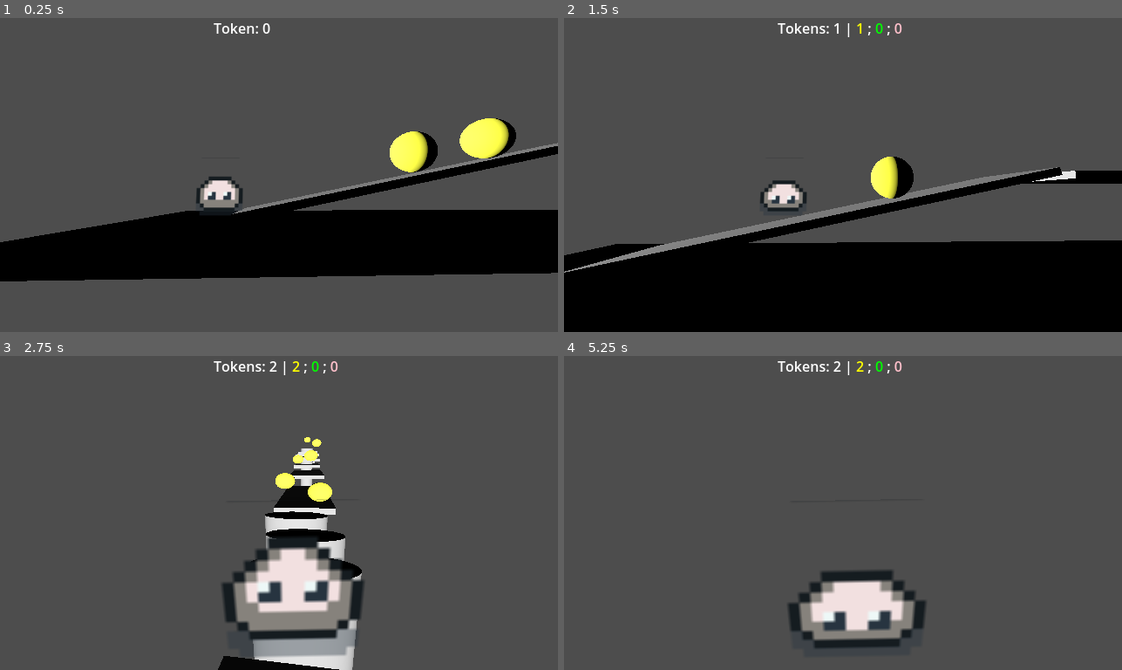
Above: before the commit, frames 1-4 (two rows, left to right).
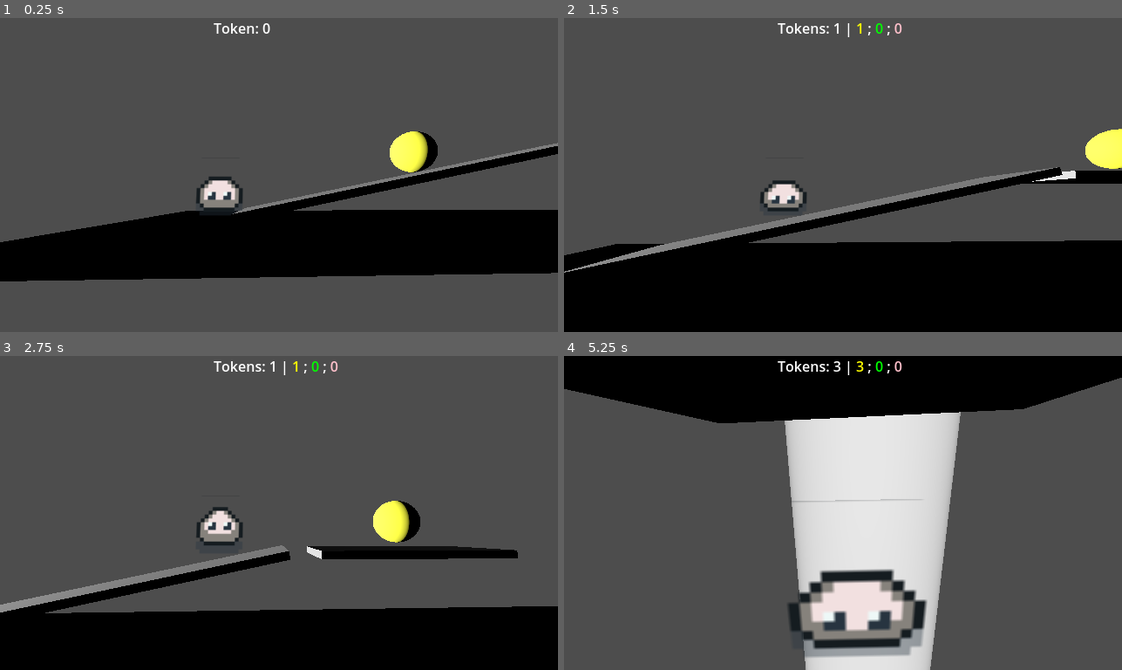
Above: after the commit, the same moments.

Repository: Beaily/JellyPoP
Game: Godot game, scene res://main.tscn
Same seed, same stepped clock (60 frames per second), same inputs: the game is played once before the commit and once after it.
Inputs (mouse positions are in pixels of both pictures, inside the frame that each line leads up to):
- Up to frame 1 (0.25 s): no input
- Up to frame 2 (1.5 s): move the mouse to (965, 159) at 0.52 s; click (965, 159) at 0.67 s; move the mouse to (731, 190) at 1.27 s; click (731, 190) at 1.42 s
- Up to frame 3 (2.75 s): move the mouse to (334, 443) at 2.02 s; click (334, 443) at 2.17 s
- Up to frame 4 (5.25 s): move the mouse to (815, 575) at 2.77 s; click (815, 575) at 2.92 s; move the mouse to (1010, 560) at 3.52 s; click (1010, 560) at 3.67 s; move the mouse to (675, 465) at 4.27 s; click (675, 465) at 4.42 s; move the mouse to (870, 513) at 5.02 s; click (870, 513) at 5.17 s

The runs differ from the first frame. In frame 1, 1.0% of the frame differs, in the area x 82-93%, y 31-45%; in frame 2, 1.5%; in frame 3, 31%; in frame 4, 34%, in the area x 0-100%, y 0-100%.

Commit message:
加token
增加token数量和结束tirgget

Diff:
--- a/Scenes/levels/level_1.tscn
+++ b/Scenes/levels/level_1.tscn
@@ -1,11 +1,16 @@
-[gd_scene load_steps=9 format=3 uid="uid://84la06qge146"]
-
+[gd_scene load_steps=14 format=3 uid="uid://84la06qge146"]
+
+[ext_resource type="Script" uid="uid://d0daiyetuja7d" path="res://Scenes/levels/return_trigger.gd" id="1_2mbx3"]
 [ext_resource type="Script" uid="uid://k8h7ayo38hbm" path="res://Scenes/levels/token.gd" id="1_mkwgf"]
+
+[sub_resource type="SphereShape3D" id="SphereShape3D_cru1l"]
 
 [sub_resource type="BoxMesh" id="BoxMesh_ig7tw"]
 
 [sub_resource type="BoxShape3D" id="BoxShape3D_0xm2m"]
 size = Vector3(1, 1, 1.08768)
+
+[sub_resource type="SphereShape3D" id="SphereShape3D_yffda"]
 
 [sub_resource type="SphereShape3D" id="SphereShape3D_2mbx3"]
 
@@ -16,24 +21,62 @@
 [sub_resource type="SphereMesh" id="SphereMesh_yffda"]
 material = SubResource("StandardMaterial3D_mkwgf")
 
-[sub_resource type="StandardMaterial3D" id="StandardMaterial3D_2mbx3"]
+[sub_resource type="StandardMaterial3D" id="StandardMaterial3D_cru1l"]
 vertex_color_is_srgb = true
 albedo_color = Color(0.164706, 0.67451, 0.156863, 1)
 
 [sub_resource type="SphereMesh" id="SphereMesh_cru1l"]
-material = SubResource("StandardMaterial3D_2mbx3")
+material = SubResource("StandardMaterial3D_cru1l")
+
+[sub_resource type="StandardMaterial3D" id="StandardMaterial3D_0lml3"]
+vertex_color_is_srgb = true
+albedo_color = Color(0.917647, 0.239216, 0.921569, 0.478431)
+
+[sub_resource type="SphereMesh" id="SphereMesh_qyddi"]
+material = SubResource("StandardMaterial3D_0lml3")
 
 [node name="Level_1" type="Node3D"]
 
-[node name="Platform" type="StaticBody3D" parent="."]
+[node name="EndTirrget" type="Area3D" parent="."]
+transform = Transform3D(1, 0, 0, 0, 1, 0, 0, 0, 1, 0, 7.297, -87.0843)
+
+[node name="CollisionShape3D" type="CollisionShape3D" parent="EndTirrget"]
+transform = Transform3D(28.337, 0, 0, 0, 8.485, 0, 0, 0, 9.046, 7.36025, -5.34274, 1.36156)
+shape = SubResource("SphereShape3D_cru1l")
+
+[node name="Based Platform" type="StaticBody3D" parent="."]
 transform = Transform3D(12.0653, 0, 0, 0, 0.465, 0, 0, 0, 56.085, 0, 0, -7.25882)
 
-[node name="MeshInstance3D" type="MeshInstance3D" parent="Platform"]
+[node name="MeshInstance3D" type="MeshInstance3D" parent="Based Platform"]
 transform = Transform3D(1, 0, 0, 0, 1, 0, 0, 0, 1, 0.125864, -1.17873, 0.0802975)
 layers = 4
 mesh = SubResource("BoxMesh_ig7tw")
 
-[node name="CollisionShape3D" type="CollisionShape3D" parent="Platform"]
+[node name="CollisionShape3D" type="CollisionShape3D" parent="Based Platform"]
+transform = Transform3D(1, 0, 0, 0, 1, 0, 0, 0, 1, 0.125864, -1.17873, 0.0802975)
+shape = SubResource("BoxShape3D_0xm2m")
+
+[node name="Based Platform2" type="StaticBody3D" parent="."]
+transform = Transform3D(12.0653, 0, 0, 0, 0.465, 0, 0, 0, 56.085, 0, 0, -63.1381)
+
+[node name="MeshInstance3D" type="MeshInstance3D" parent="Based Platform2"]
+transform = Transform3D(1, 0, 0, 0, 1, 0, 0, 0, 1, 0.125864, -1.17873, 0.0802975)
+layers = 4
+mesh = SubResource("BoxMesh_ig7tw")
+
+[node name="CollisionShape3D" type="CollisionShape3D" parent="Based Platform2"]
+transform = Transform3D(1, 0, 0, 0, 1, 0, 0, 0, 1, 0.125864, -1.17873, 0.0802975)
+shape = SubResource("BoxShape3D_0xm2m")
+
+[node name="Based Platform3" type="StaticBody3D" parent="."]
+transform = Transform3D(12.0653, 0, 0, 0, 0.465, 0, 0, 0, 56.085, 12.1529, 0, -63.1381)
+
+[node name="MeshInstance3D" type="MeshInstance3D" parent="Based Platform3"]
+transform = Transform3D(1, 0, 0, 0, 1, 0, 0, 0, 1, 0.100828, -1.17873, 0.0802975)
+layers = 4
+mesh = SubResource("BoxMesh_ig7tw")
+
+[node name="CollisionShape3D" type="CollisionShape3D" parent="Based Platform3"]
 transform = Transform3D(1, 0, 0, 0, 1, 0, 0, 0, 1, 0.125864, -1.17873, 0.0802975)
 shape = SubResource("BoxShape3D_0xm2m")
 
@@ -97,6 +140,98 @@
 transform = Transform3D(1, 0, 0, 0, 1, 0, 0, 0, 1, 0.256788, -1.32598, 0.450482)
 shape = SubResource("BoxShape3D_0xm2m")
 
+[node name="Platform9" type="StaticBody3D" parent="."]
+transform = Transform3D(3.03282, 0, 0, 0, 0.403155, 0, 0, 0, 9.88036, 3.26268, 3.27804, -55.0503)
+
+[node name="MeshInstance3D" type="MeshInstance3D" parent="Platform9"]
+transform = Transform3D(1, 0, 0, 0, 1, -3.72529e-09, 0, -1.45519e-11, 1, 0.256788, -1.32225, 0.591301)
+layers = 4
+mesh = SubResource("BoxMesh_ig7tw")
+
+[node name="CollisionShape3D" type="CollisionShape3D" parent="Platform9"]
+transform = Transform3D(1, 0, 0, 0, 1, 0, 0, 0, 1, 0.256788, -1.32598, 0.450482)
+shape = SubResource("BoxShape3D_0xm2m")
+
+[node name="Platform10" type="StaticBody3D" parent="."]
+transform = Transform3D(3.03282, 0, 0, 0, 0.403155, 0, 0, 0, 9.88036, 3.26268, 6.03676, -59.4941)
+
+[node name="MeshInstance3D" type="MeshInstance3D" parent="Platform10"]
+transform = Transform3D(1, 0, 0, 0, 1, -3.72529e-09, 0, -1.45519e-11, 1, 0.256788, -1.32225, 0.591301)
+layers = 4
+mesh = SubResource("BoxMesh_ig7tw")
+
+[node name="CollisionShape3D" type="CollisionShape3D" parent="Platform10"]
+transform = Transform3D(1, 0, 0, 0, 1, 0, 0, 0, 1, 0.256788, -1.32598, 0.450482)
+shape = SubResource("BoxShape3D_0xm2m")
+
+[node name="Platform11" type="StaticBody3D" parent="."]
+transform = Transform3D(3.03282, 0, 0, 0, 0.403155, 0, 0, 0, 9.88036, 12.338, 6.03676, -59.4941)
+
+[node name="MeshInstance3D" type="MeshInstance3D" parent="Platform11"]
+transform = Transform3D(1, 0, 0, 0, 1, -3.72529e-09, 0, -1.45519e-11, 1, 0.256788, -1.32225, 0.591301)
+layers = 4
+mesh = SubResource("BoxMesh_ig7tw")
+
+[node name="CollisionShape3D" type="CollisionShape3D" parent="Platform11"]
+transform = Transform3D(1, 0, 0, 0, 1, 0, 0, 0, 1, 0.256788, -1.32598, 0.450482)
+shape = SubResource("BoxShape3D_0xm2m")
+
+[node name="Platform12" type="StaticBody3D" parent="."]
+transform = Transform3D(3.03282, 0, 0, 0, 0.403155, 0, 0, 0, 9.88036, 9.53793, 3.4151, -52.5903)
+
+[node name="MeshInstance3D" type="MeshInstance3D" parent="Platform12"]
+transform = Transform3D(1, 0, 0, 0, 1, -3.72529e-09, 0, -1.45519e-11, 1, 0.256788, -1.32225, 0.591301)
+layers = 4
+mesh = SubResource("BoxMesh_ig7tw")
+
+[node name="CollisionShape3D" type="CollisionShape3D" parent="Platform12"]
+transform = Transform3D(1, 0, 0, 0, 1, 0, 0, 0, 1, 0.256788, -1.32598, 0.450482)
+shape = SubResource("BoxShape3D_0xm2m")
+
+[node name="Platform15" type="StaticBody3D" parent="."]
+transform = Transform3D(3.03282, 0, 0, 0, 0.403155, 0, 0, 0, 5.81182, 5.79801, 4.93047, -60.6224)
+
+[node name="MeshInstance3D" type="MeshInstance3D" parent="Platform15"]
+transform = Transform3D(1, 0, 0, 0, 1, -3.72529e-09, 0, -1.45519e-11, 1, 0.256788, -1.32225, 0.591301)
+layers = 4
+mesh = SubResource("BoxMesh_ig7tw")
+
+[node name="CollisionShape3D" type="CollisionShape3D" parent="Platform15"]
+transform = Transform3D(1, 0, 0, 0, 1, 0, 0, 0, 1, 0.256788, -1.32598, 0.450482)
+shape = SubResource("BoxShape3D_0xm2m")
+
+[node name="Platform13" type="StaticBody3D" parent="."]
+transform = Transform3D(3.03282, 0, 0, 0, 0.403155, 0, 0, 0, 9.88036, 9.53793, 1.65027, -44.4246)
+
+[node name="MeshInstance3D" type="MeshInstance3D" parent="Platform13"]
+transform = Transform3D(1, 0, 0, 0, 1, -3.72529e-09, 0, -1.45519e-11, 1, 0.256788, -1.32225, 0.591301)
+layers = 4
+mesh = SubResource("BoxMesh_ig7tw")
+
+[node name="CollisionShape3D" type="CollisionShape3D" parent="Platform13"]
+transform = Transform3D(1, 0, 0, 0, 1, 0, 0, 0, 1, 0.256788, -1.32598, 0.450482)
+shape = SubResource("BoxShape3D_0xm2m")
+
+[node name="Platform14" type="StaticBody3D" parent="."]
+transform = Transform3D(3.03282, 0, 0, 0, 0.403155, 0, 0, 0, 9.88036, 12.0542, 4.01194, -66.0798)
+
+[node name="MeshInstance3D" type="MeshInstance3D" parent="Platform14"]
+transform = Transform3D(1, 0, 0, 0, 1, -3.72529e-09, 0, -1.45519e-11, 1, 0.256788, -1.32225, 0.591301)
+layers = 4
+mesh = SubResource("BoxMesh_ig7tw")
+
+[node name="ReturnTrigger" type="Area3D" parent="Platform14/MeshInstance3D"]
+transform = Transform3D(1, 0, 0, 0, 1, 0, 0, 0, 1, -0.353926, 10.7477, -11.9948)
+script = ExtResource("1_2mbx3")
+
+[node name="CollisionShape3D" type="CollisionShape3D" parent="Platform14/MeshInstance3D/ReturnTrigger"]
+transform = Transform3D(2.115, 0, 0, 0, 2.115, 0, 0, 0, 2.115, -0.954933, -1.8498, -3.79702)
+shape = SubResource("SphereShape3D_yffda")
+
+[node name="CollisionShape3D" type="CollisionShape3D" parent="Platform14"]
+transform = Transform3D(1, 0, 0, 0, 1, 0, 0, 0, 1, 0.256788, -1.32598, 0.450482)
+shape = SubResource("BoxShape3D_0xm2m")
+
 [node name="yToken" type="Area3D" parent="."]
 transform = Transform3D(1.275, 0, 0, 0, 1.275, 0, 0, 0, 1.275, 0, 3.39214, 10.7052)
 collision_layer = 2
@@ -112,7 +247,7 @@
 mesh = SubResource("SphereMesh_yffda")
 
 [node name="yToken2" type="Area3D" parent="."]
-transform = Transform3D(1.275, 0, 0, 0, 1.275, 0, 0, 0, 1.275, 0, 4.27292, 6.03253)
+transform = Transform3D(1.275, 0, 0, 0, 1.275, 0, 0, 0, 1.275, 0, 6.10232, -7.90322)
 collision_layer = 2
 script = ExtResource("1_mkwgf")
 
@@ -125,8 +260,92 @@
 layers = 16
 mesh = SubResource("SphereMesh_yffda")
 
+[node name="yToken3" type="Area3D" parent="."]
+transform = Transform3D(1.275, 0, 0, 0, 1.275, 0, 0, 0, 1.275, -0.742371, 1.85469, -24.8696)
+collision_layer = 2
+script = ExtResource("1_mkwgf")
+
+[node name="CollisionShape3D" type="CollisionShape3D" parent="yToken3"]
+transform = Transform3D(3.595, 0, 0, 0, 3.595, 0, 0, 0, 3.595, 0, 0, 0)
+shape = SubResource("SphereShape3D_2mbx3")
+
+[node name="MeshInstance3D" type="MeshInstance3D" parent="yToken3"]
+transform = Transform3D(1.885, 0, 0, 0, 1.885, 0, 0, 0, 1.885, 0, 0, 0)
+layers = 16
+mesh = SubResource("SphereMesh_yffda")
+
+[node name="yToken4" type="Area3D" parent="."]
+transform = Transform3D(1.275, 0, 0, 0, 1.275, 0, 0, 0, 1.275, 3.76, 2.40257, -32.3502)
+collision_layer = 2
+script = ExtResource("1_mkwgf")
+
+[node name="CollisionShape3D" type="CollisionShape3D" parent="yToken4"]
+transform = Transform3D(3.595, 0, 0, 0, 3.595, 0, 0, 0, 3.595, 0, 0, 0)
+shape = SubResource("SphereShape3D_2mbx3")
+
+[node name="MeshInstance3D" type="MeshInstance3D" parent="yToken4"]
+transform = Transform3D(1.885, 0, 0, 0, 1.885, 0, 0, 0, 1.885, 0, 0, 0)
+layers = 16
+mesh = SubResource("SphereMesh_yffda")
+
+[node name="yToken5" type="Area3D" parent="."]
+transform = Transform3D(1.275, 0, 0, 0, 1.275, 0, 0, 0, 1.275, 3.76, 4.6719, -37.9609)
+collision_layer = 2
+script = ExtResource("1_mkwgf")
+
+[node name="CollisionShape3D" type="CollisionShape3D" parent="yToken5"]
+transform = Transform3D(3.595, 0, 0, 0, 3.595, 0, 0, 0, 3.595, 0, 0, 0)
+shape = SubResource("SphereShape3D_2mbx3")
+
+[node name="MeshInstance3D" type="MeshInstance3D" parent="yToken5"]
+transform = Transform3D(1.885, 0, 0, 0, 1.885, 0, 0, 0, 1.885, 0, 0, 0)
+layers = 16
+mesh = SubResource("SphereMesh_yffda")
+
+[node name="yToken6" type="Area3D" parent="."]
+transform = Transform3D(1.275, 0, 0, 0, 1.275, 0, 0, 0, 1.275, 15.3822, 1.24325, -46.7912)
+collision_layer = 2
+script = ExtResource("1_mkwgf")
+
+[node name="CollisionShape3D" type="CollisionShape3D" parent="yToken6"]
+transform = Transform3D(3.595, 0, 0, 0, 3.595, 0, 0, 0, 3.595, 0, 0, 0)
+shape = SubResource("SphereShape3D_2mbx3")
+
+[node name="MeshInstance3D" type="MeshInstance3D" parent="yToken6"]
+transform = Transform3D(1.885, 0, 0, 0, 1.885, 0, 0, 0, 1.885, 0, 0, 0)
+layers = 16
+mesh = SubResource("SphereMesh_yffda")
+
+[node name="yToken7" type="Area3D" parent="."]
+transform = Transform3D(1.275, 0, 0, 0, 1.275, 0, 0, 0, 1.275, 15.3822, 1.24325, -53.7235)
+collision_layer = 2
+script = ExtResource("1_mkwgf")
+
+[node name="CollisionShape3D" type="CollisionShape3D" parent="yToken7"]
+transform = Transform3D(3.595, 0, 0, 0, 3.595, 0, 0, 0, 3.595, 0, 0, 0)
+shape = SubResource("SphereShape3D_2mbx3")
+
+[node name="MeshInstance3D" type="MeshInstance3D" parent="yToken7"]
+transform = Transform3D(1.885, 0, 0, 0, 1.885, 0, 0, 0, 1.885, 0, 0, 0)
+layers = 16
+mesh = SubResource("SphereMesh_yffda")
+
+[node name="yToken8" type="Area3D" parent="."]
+transform = Transform3D(1.275, 0, 0, 0, 1.275, 0, 0, 0, 1.275, -0.524868, 1.07194, -73.5188)
+collision_layer = 2
+script = ExtResource("1_mkwgf")
+
+[node name="CollisionShape3D" type="CollisionShape3D" parent="yToken8"]
+transform = Transform3D(3.595, 0, 0, 0, 3.595, 0, 0, 0, 3.595, 0, 0, 0)
+shape = SubResource("SphereShape3D_2mbx3")
+
+[node name="MeshInstance3D" type="MeshInstance3D" parent="yToken8"]
+transform = Transform3D(1.885, 0, 0, 0, 1.885, 0, 0, 0, 1.885, 0, 0, 0)
+layers = 16
+mesh = SubResource("SphereMesh_yffda")
+
 [node name="gToken1" type="Area3D" parent="."]
-transform = Transform3D(1.275, 0, 0, 0, 1.275, 0, 0, 0, 1.275, 3.92246, 2.24764, -22.4385)
+transform = Transform3D(1.275, 0, 0, 0, 1.275, 0, 0, 0, 1.275, 4.12478, 2.24764, -17.172)
 collision_layer = 2
 script = ExtResource("1_mkwgf")
 color = "green"
@@ -141,7 +360,7 @@
 mesh = SubResource("SphereMesh_cru1l")
 
 [node name="gToken2" type="Area3D" parent="."]
-transform = Transform3D(1.275, 0, 0, 0, 1.275, 0, 0, 0, 1.275, -0.818733, 2.68042, -37.6564)
+transform = Transform3D(1.275, 0, 0, 0, 1.275, 0, 0, 0, 1.275, -0.818733, 2.68042, -37.2921)
 collision_layer = 2
 script = ExtResource("1_mkwgf")
 color = "green"
@@ -156,7 +375,7 @@
 mesh = SubResource("SphereMesh_cru1l")
 
 [node name="gToken3" type="Area3D" parent="."]
-transform = Transform3D(1.275, 0, 0, 0, 1.275, 0, 0, 0, 1.275, 5.64016, 0.670227, -14.4788)
+transform = Transform3D(1.275, 0, 0, 0, 1.275, 0, 0, 0, 1.275, 10.4267, 2.98574, -38.183)
 collision_layer = 2
 script = ExtResource("1_mkwgf")
 color = "green"
@@ -169,3 +388,160 @@
 transform = Transform3D(1.885, 0, 0, 0, 1.885, 0, 0, 0, 1.885, 0, 0, 0)
 layers = 16
 mesh = SubResource("SphereMesh_cru1l")
+
+[node name="gToken4" type="Area3D" parent="."]
+transform = Transform3D(1.27477, 0, -0.0243655, 0, 1.275, 0, 0.0243655, 0, 1.27477, -0.816488, 2.65992, -46.6207)
+collision_layer = 2
+script = ExtResource("1_mkwgf")
+color = "green"
+
+[node name="CollisionShape3D" type="CollisionShape3D" parent="gToken4"]
+transform = Transform3D(3.595, 0, 0, 0, 3.595, 0, 0, 0, 3.595, 0, 0, 0)
+shape = SubResource("SphereShape3D_2mbx3")
+
+[node name="MeshInstance3D" type="MeshInstance3D" parent="gToken4"]
+transform = Transform3D(1.885, 0, 0, 0, 1.885, 0, 0, 0, 1.885, 0, 0, 0)
+layers = 16
+mesh = SubResource("SphereMesh_cru1l")
+
+[node name="gToken5" type="Area3D" parent="."]
+transform = Transform3D(1.27477, 0, -0.0243655, 0, 1.275, 0, 0.0243655, 0, 1.27477, 16.3945, 0.734447, -42.0699)
+collision_layer = 2
+script = ExtResource("1_mkwgf")
+color = "green"
+
+[node name="CollisionShape3D" type="CollisionShape3D" parent="gToken5"]
+transform = Transform3D(3.595, 0, 0, 0, 3.595, 0, 0, 0, 3.595, 0, 0, 0)
+shape = SubResource("SphereShape3D_2mbx3")
+
+[node name="MeshInstance3D" type="MeshInstance3D" parent="gToken5"]
+transform = Transform3D(1.885, 0, 0, 0, 1.885, 0, 0, 0, 1.885, 0, 0, 0)
+layers = 16
+mesh = SubResource("SphereMesh_cru1l")
+
+[node name="gToken6" type="Area3D" parent="."]
+transform = Transform3D(1.27477, 0, -0.0243655, 0, 1.275, 0, 0.0243655, 0, 1.27477, 18.6712, 0.815639, -49.1281)
+collision_layer = 2
+script = ExtResource("1_mkwgf")
+color = "green"
+
+[node name="CollisionShape3D" type="CollisionShape3D" parent="gToken6"]
+transform = Transform3D(3.595, 0, 0, 0, 3.595, 0, 0, 0, 3.595, 0, 0, 0)
+shape = SubResource("SphereShape3D_2mbx3")
+
+[node name="MeshInstance3D" type="MeshInstance3D" parent="gToken6"]
+transform = Transform3D(1.885, 0, 0, 0, 1.885, 0, 0, 0, 1.885, 0, 0, 0)
+layers = 16
+mesh = SubResource("SphereMesh_cru1l")
+
+[node name="gToken7" type="Area3D" parent="."]
+transform = Transform3D(1.27477, 0, -0.0243655, 0, 1.275, 0, 0.0243655, 0, 1.27477, 18.6712, 0.683699, -55.1611)
+collision_layer = 2
+script = ExtResource("1_mkwgf")
+color = "green"
+
+[node name="CollisionShape3D" type="CollisionShape3D" parent="gToken7"]
+transform = Transform3D(3.595, 0, 0, 0, 3.595, 0, 0, 0, 3.595, 0, 0, 0)
+shape = SubResource("SphereShape3D_2mbx3")
+
+[node name="MeshInstance3D" type="MeshInstance3D" parent="gToken7"]
+transform = Transform3D(1.885, 0, 0, 0, 1.885, 0, 0, 0, 1.885, 0, 0, 0)
+layers = 16
+mesh = SubResource("SphereMesh_cru1l")
+
+[node name="gToken8" type="Area3D" parent="."]
+transform = Transform3D(1.27477, 0, -0.0243655, 0, 1.275, 0, 0.0243655, 0, 1.27477, 14.7109, 0.683699, -74.4757)
+collision_layer = 2
+script = ExtResource("1_mkwgf")
+color = "green"
+
+[node name="CollisionShape3D" type="CollisionShape3D" parent="gToken8"]
+transform = Transform3D(3.595, 0, 0, 0, 3.595, 0, 0, 0, 3.595, 0, 0, 0)
+shape = SubResource("SphereShape3D_2mbx3")
+
+[node name="MeshInstance3D" type="MeshInstance3D" parent="gToken8"]
+transform = Transform3D(1.885, 0, 0, 0, 1.885, 0, 0, 0, 1.885, 0, 0, 0)
+layers = 16
+mesh = SubResource("SphereMesh_cru1l")
+
+[node name="pToken1" type="Area3D" parent="."]
+transform = Transform3D(1.275, 0, 0, 0, 1.275, 0, 0, 0, 1.275, 13.962, 6.91111, -56.9534)
+collision_layer = 2
+script = ExtResource("1_mkwgf")
+value = 3
+color = "pink"
+
+[node name="CollisionShape3D" type="CollisionShape3D" parent="pToken1"]
+transform = Transform3D(3.595, 0, 0, 0, 3.595, 0, 0, 0, 3.595, 0, 0, 0)
+shape = SubResource("SphereShape3D_2mbx3")
+
+[node name="MeshInstance3D" type="MeshInstance3D" parent="pToken1"]
+transform = Transform3D(1.885, 0, 0, 0, 1.885, 0, 0, 0, 1.885, 0, 0, 0)
+layers = 16
+mesh = SubResource("SphereMesh_qyddi")
+
+[node name="pToken2" type="Area3D" parent="."]
+transform = Transform3D(1.275, 0, 0, 0, 1.275, 0, 0, 0, 1.275, 4.62204, 8.58643, -51.779)
+collision_layer = 2
+script = ExtResource("1_mkwgf")
+value = 3
+color = "pink"
+
+[node name="CollisionShape3D" type="CollisionShape3D" parent="pToken2"]
+transform = Transform3D(3.595, 0, 0, 0, 3.595, 0, 0, 0, 3.595, 0, 0, 0)
+shape = SubResource("SphereShape3D_2mbx3")
+
+[node name="MeshInstance3D" type="MeshInstance3D" parent="pToken2"]
+transform = Transform3D(1.885, 0, 0, 0, 1.885, 0, 0, 0, 1.885, 0, 0, 0)
+layers = 16
+mesh = SubResource("SphereMesh_qyddi")
+
+[node name="pToken3" type="Area3D" parent="."]
+transform = Transform3D(1.275, 0, 0, 0, 1.275, 0, 0, 0, 1.275, 4.62204, 4.53939, -45.5769)
+collision_layer = 2
+script = ExtResource("1_mkwgf")
+value = 3
+color = "pink"
+
+[node name="CollisionShape3D" type="CollisionShape3D" parent="pToken3"]
+transform = Transform3D(3.595, 0, 0, 0, 3.595, 0, 0, 0, 3.595, 0, 0, 0)
+shape = SubResource("SphereShape3D_2mbx3")
+
+[node name="MeshInstance3D" type="MeshInstance3D" parent="pToken3"]
+transform = Transform3D(1.885, 0, 0, 0, 1.885, 0, 0, 0, 1.885, 0, 0, 0)
+layers = 16
+mesh = SubResource("SphereMesh_qyddi")
+
+[node name="pToken4" type="Area3D" parent="."]
+transform = Transform3D(1.275, 0, 0, 0, 1.275, 0, 0, 0, 1.275, 7.15826, 6.52077, -57.4715)
+collision_layer = 2
+script = ExtResource("1_mkwgf")
+value = 3
+color = "pink"
+
+[node name="CollisionShape3D" type="CollisionShape3D" parent="pToken4"]
+transform = Transform3D(3.595, 0, 0, 0, 3.595, 0, 0, 0, 3.595, 0, 0, 0)
+shape = SubResource("SphereShape3D_2mbx3")
+
+[node name="MeshInstance3D" type="MeshInstance3D" parent="pToken4"]
+transform = Transform3D(1.885, 0, 0, 0, 1.885, 0, 0, 0, 1.885, 0, 0, 0)
+layers = 16
+mesh = SubResource("SphereMesh_qyddi")
+
+[node name="pToken5" type="Area3D" parent="."]
+transform = Transform3D(1.275, 0, 0, 0, 1.275, 0, 0, 0, 1.275, 7.15826, 1.56717, -73.4401)
+collision_layer = 2
+script = ExtResource("1_mkwgf")
+value = 3
+color = "pink"
+
+[node name="CollisionShape3D" type="CollisionShape3D" parent="pToken5"]
+transform = Transform3D(3.595, 0, 0, 0, 3.595, 0, 0, 0, 3.595, 0, 0, 0)
+shape = SubResource("SphereShape3D_2mbx3")
+
+[node name="MeshInstance3D" type="MeshInstance3D" parent="pToken5"]
+transform = Transform3D(1.885, 0, 0, 0, 1.885, 0, 0, 0, 1.885, 0, 0, 0)
+layers = 16
+mesh = SubResource("SphereMesh_qyddi")
+
+[connection signal="body_entered" from="Platform14/MeshInstance3D/ReturnTrigger" to="Platform14/MeshInstance3D/ReturnTrigger" method="_on_body_entered"]
Not shown: 1 places in main.tscn that only renumber resources
